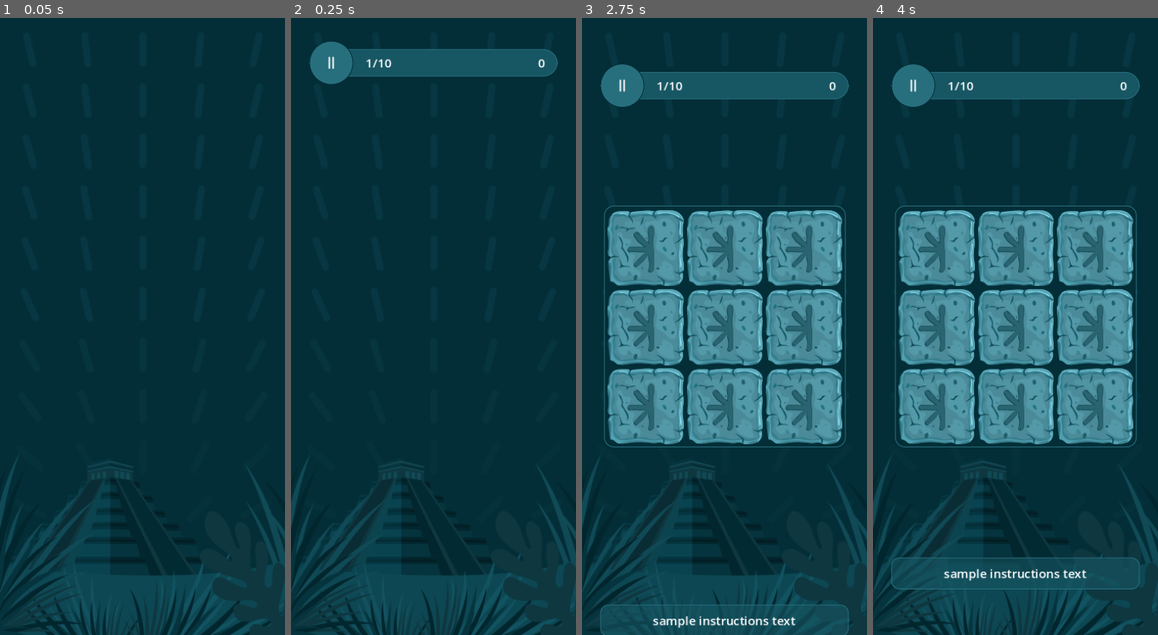
Above: before the commit, frames 1-4 (left to right).
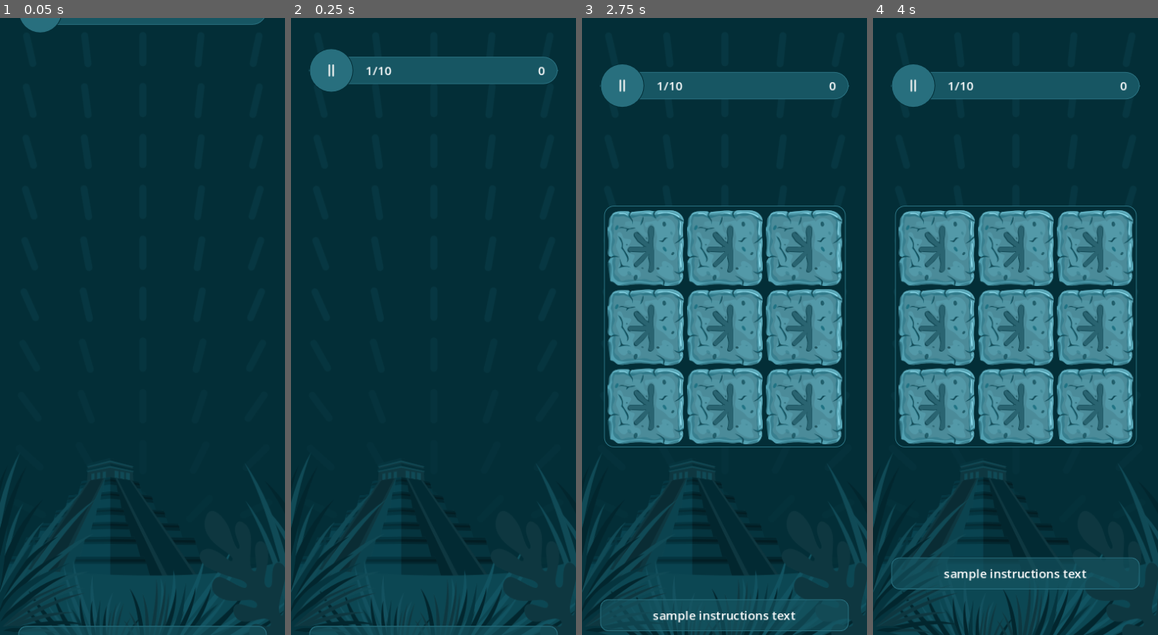
Above: after the commit, the same moments.

Repository: SugarF0x/hidden-gems-gd
Game: Godot game, scene res://hidden_gems_scene.tscn
Two runs of this game, one before a commit and one after it. Both use one fixed random seed, a clock stepped at 60 frames per second and the inputs below.
Inputs (mouse positions are in pixels of both pictures, inside the frame that each line leads up to):
- Up to frame 1 (0.05 s): no input
- Up to frame 2 (0.25 s): no input
- Up to frame 3 (2.75 s): click (724, 277) at 0.52 s; click (644, 246) at 1.27 s; click (644, 246) at 2.02 s
- Up to frame 4 (4 s): tap Enter at 3.5 s

The runs differ from the first frame. In frame 1, 1.5% of the frame differs, in the area x 6-94%, y 0-100%; in frame 2, 2.9%, in the area x 6-94%, y 3-100%; in frame 3, 1.1%; in frame 4, nothing differs.

Commit message:
properly setup ui nodes transition coords

Diff:
--- a/game_scene.gd
+++ b/game_scene.gd
@@ -1,25 +1,34 @@
 @tool
 extends MarginContainer
 
-@onready var hud: Hud = $Hud
-@onready var instructions: Instructions = $Instructions
-@onready var grid: GemGrid = $GridContainer/Grid
+@onready var hud: Hud = $Container/Hud
+@onready var instructions: Instructions = $Container/Instructions
+@onready var grid: GemGrid = $Container/Grid
 
 var gem_count: int = 3
 
 func _ready() -> void:
-	set_hud_target_positions()
-	set_instructions_target_positions()
-	grid.gem_clicked.connect(on_gem_pressed)
-	if not Engine.is_editor_hint():
-		set_starting_node_properties()
-		await hud_in(true)
-		start_round()
-	else: randomize_gem_indexes()
+	setup()
 
 func set_starting_node_properties():
 	grid.modulate.a = 0
-	create_tween().tween_property(instructions, 'position', instructions_out_of_bounds_position, 0.0)
+	instructions.position = instructions_out_of_bounds_position
+	hud.position = hud_out_of_bounds_position
+
+func setup() -> void:
+	call_deferred('setup_layout')
+	grid.gem_clicked.connect(on_gem_pressed)
+	if not Engine.is_editor_hint(): call_deferred('initial_transition')
+	else: randomize_gem_indexes()
+
+func setup_layout() -> void:
+	set_hud_target_positions()
+	set_instructions_target_positions()
+
+func initial_transition() -> void:
+	set_starting_node_properties()
+	await hud_in(true)
+	start_round()
 
 func start_round() -> void:
 	randomize_gem_indexes()
@@ -57,24 +66,24 @@
 var hud_out_of_bounds_position: Vector2
 var hud_initial_position: Vector2
 func set_hud_target_positions() -> void:
-	hud_initial_position = Vector2(get_theme_constant("margin_left"), get_theme_constant("margin_top"))
-	hud_out_of_bounds_position = Vector2(hud_initial_position.x, -hud_initial_position.y - hud.get_size().y)
+	hud_initial_position = hud.position
+	hud_out_of_bounds_position = Vector2(hud_initial_position.x, -hud.get_screen_position().y - hud.get_size().y)
 
 var instructions_out_of_bounds_position: Vector2
 var instructions_initial_position: Vector2
 func set_instructions_target_positions() -> void:
-	instructions_initial_position = Vector2(get_theme_constant("margin_left"), get_size().y - get_theme_constant("margin_bottom") - instructions.get_size().y)
-	instructions_out_of_bounds_position = Vector2(instructions_initial_position.x, get_size().y)
+	instructions_initial_position = instructions.position
+	instructions_out_of_bounds_position = Vector2(instructions_initial_position.x, instructions.position.y + DisplayServer.window_get_size().y - instructions.get_screen_position().y)
 
 func hud_in(val: bool) -> Signal:
 	var tween = create_tween()
-	tween.tween_property(hud, "position", hud_out_of_bounds_position if val else hud_initial_position, 0.0)
+	hud.position = hud_out_of_bounds_position if val else hud_initial_position
 	tween.tween_property(hud, "position", hud_initial_position if val else hud_out_of_bounds_position, 0.3)
 	return tween.finished
 
 func instructions_in(val: bool) -> Signal:
 	var tween = create_tween()
-	tween.tween_property(instructions, "position", instructions_out_of_bounds_position if val else instructions_initial_position, 0.0)
+	instructions.position = instructions_out_of_bounds_position if val else instructions_initial_position
 	tween.tween_property(instructions, "position", instructions_initial_position if val else instructions_out_of_bounds_position, 0.3)
 	return tween.finished
 
--- a/game_scene.tscn
+++ b/game_scene.tscn
@@ -17,15 +17,15 @@
 theme_override_constants/margin_bottom = 60
 script = ExtResource("1_3pe30")
 
-[node name="Hud" parent="." instance=ExtResource("1_7lggq")]
-layout_mode = 2
-size_flags_vertical = 0
-
-[node name="GridContainer" type="Control" parent="."]
+[node name="Container" type="Control" parent="."]
 layout_mode = 2
 mouse_filter = 2
 
-[node name="Grid" parent="GridContainer" instance=ExtResource("3_545e7")]
+[node name="Hud" parent="Container" instance=ExtResource("1_7lggq")]
+layout_mode = 1
+size_flags_vertical = 0
+
+[node name="Grid" parent="Container" instance=ExtResource("3_545e7")]
 layout_mode = 1
 anchors_preset = 8
 anchor_left = 0.5
@@ -44,5 +44,11 @@
 width = 3
 correct_gem_indexes = Array[int]([1, 3, 0])
 
-[node name="Instructions" parent="." instance=ExtResource("2_fu5pw")]
-layout_mode = 2
+[node name="Instructions" parent="Container" instance=ExtResource("2_fu5pw")]
+layout_mode = 1
+anchors_preset = 12
+anchor_top = 1.0
+anchor_bottom = 1.0
+offset_top = -41.0
+offset_bottom = 0.0
+grow_vertical = 0
